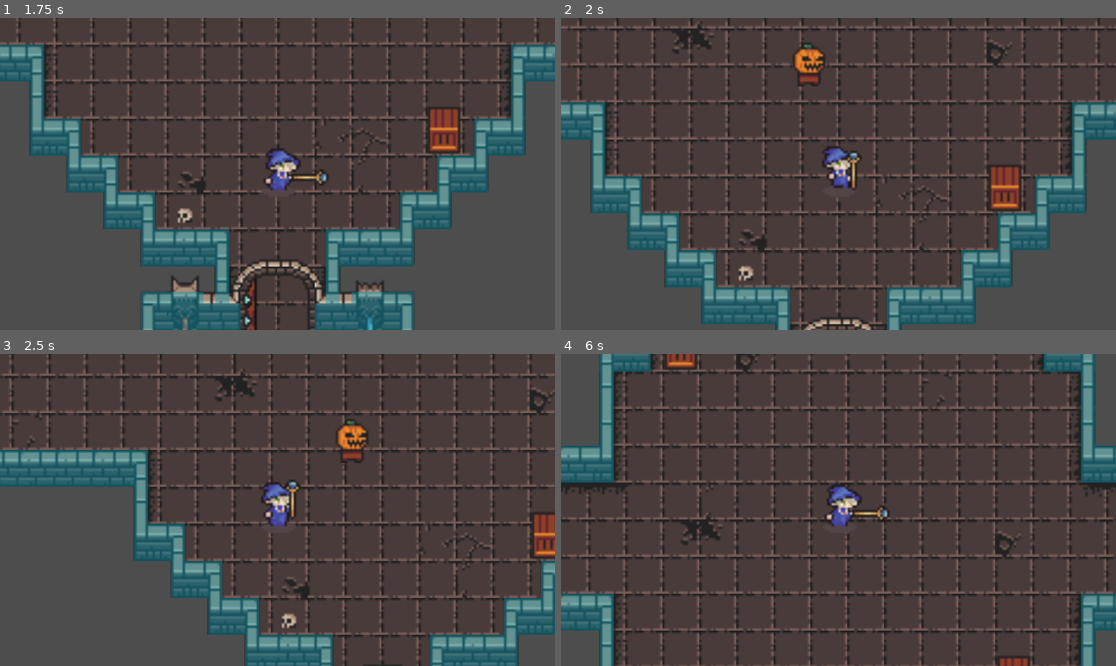
Above: before the commit, frames 1-4 (two rows, left to right).
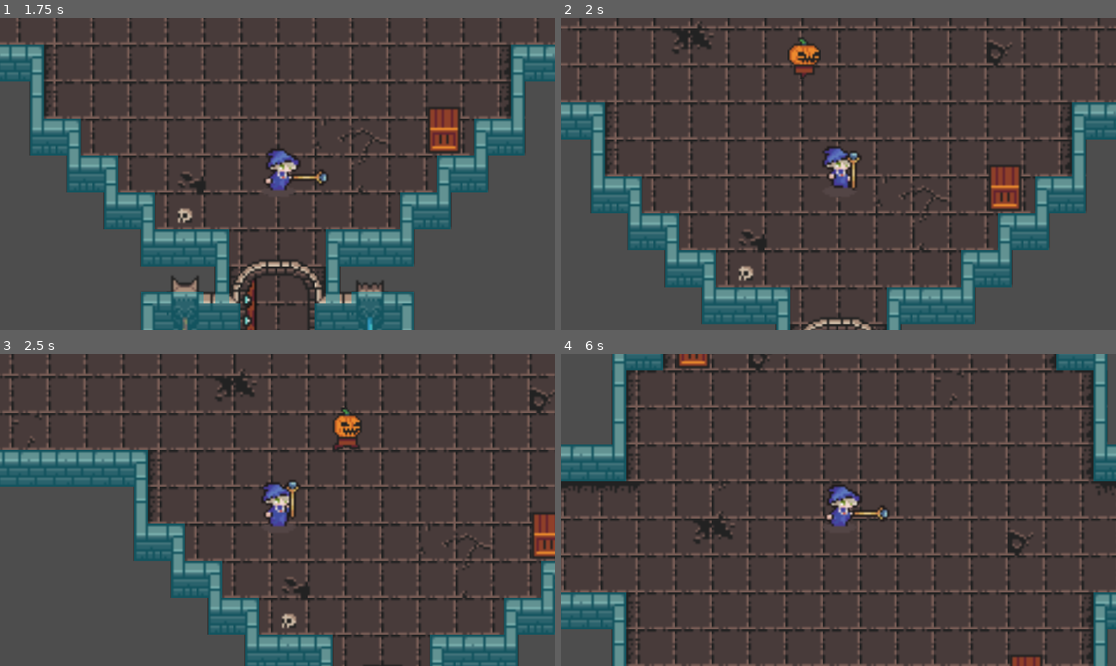
Above: after the commit, the same moments.

Repository: jrginn/LEAD-Academy-2024
Game: Godot game, scene res://dungeon.tscn
The game is run twice, just before and just after one commit, with the same random seed, the same clock (stepped at 60 frames per second) and the same inputs.
Inputs (mouse positions are in pixels of both pictures, inside the frame that each line leads up to):
- Up to frame 1 (1.75 s): move the mouse to (249, 236) at 0.52 s; press the mouse at (249, 236) at 0.53 s; hold Up (move_up) from 0.53 s (still down); move the mouse to (444, 220) at 1.27 s; release the mouse at (444, 220) at 1.28 s; click (444, 220) at 1.35 s
- Up to frame 2 (2 s): keep holding Up (move_up)
- Up to frame 3 (2.5 s): move the mouse to (111, 463) at 2.02 s; release Up (move_up) at 2.03 s; press the mouse at (111, 463) at 2.03 s; hold Left (move_left) from 2.03 s (still down)
- Up to frame 4 (6 s): move the mouse to (866, 510) at 2.77 s; release the mouse at (866, 510) at 2.78 s; click (866, 510) at 2.85 s; move the mouse to (755, 432) at 3.52 s; release Left (move_left) at 3.53 s; press the mouse at (755, 432) at 3.53 s; hold Down (move_down) 3.53-4.28 s; move the mouse to (960, 494) at 4.27 s; release the mouse at (960, 494) at 4.28 s; hold Right (move_right) 4.28-5.03 s; click (960, 494) at 4.35 s; move the mouse to (727, 525) at 5.02 s; press the mouse at (727, 525) at 5.03 s; hold Up (move_up) 5.03-5.78 s; move the mouse to (894, 441) at 5.77 s; release the mouse at (894, 441) at 5.78 s; hold Right (move_right) from 5.78 s (still down); click (894, 441) at 5.85 s

Frame 1 is identical in both runs. In frame 2, 0.6% of the frame differs, in the area x 40-48%, y 6-22%; in frame 3, 0.6%; in frame 4, 24%, in the area x 0-100%, y 0-100%.
Error in both runs: Cannot call method 'instantiate' on a null value. (res://player.gd:49)

Commit message:
enemy player detection

Diff:
--- a/lead-game/mob.gd
+++ b/lead-game/mob.gd
@@ -7,13 +7,17 @@
 
 enum States {IDLE, RUN}
 
+var playerBody: CharacterBody2D
+var playerDetected: bool
+
 func _ready():
 	$MovementTimer.start()
 
-func _physics_process(delta):
-	velocity.x = x_velocity_sign * speed
-	velocity.y = y_velocity_sign * speed
-	move_and_slide()
+func _physics_process(_delta):
+	if playerDetected:
+		velocity.x = x_velocity_sign * speed
+		velocity.y = y_velocity_sign * speed
+		move_and_slide()
 
 func _on_movement_timer_timeout() -> void:
 	if randi() % 2:
@@ -25,3 +29,18 @@
 		y_velocity_sign = 1
 	else:
 		y_velocity_sign = -1
+
+
+func _on_detection_zone_body_entered(body: Node2D):
+	if "Wizard" in body.name or "Archer" in body.name:
+		playerBody = body
+		playerDetected = true
+		$AnimatedSprite2D.animation = "run"
+		$AnimatedSprite2D.play()
+
+
+func _on_detection_zone_body_exited(body: Node2D) -> void:
+	if "Wizard" in body.name or "Archer" in body.name:
+		playerBody = null
+		playerDetected = false
+		$AnimatedSprite2D.animation = "idle"
--- a/lead-game/pumpkin.tscn
+++ b/lead-game/pumpkin.tscn
@@ -18,7 +18,7 @@
 "texture": ExtResource("1_dquxf")
 }],
 "loop": true,
-"name": &"pumpkin_idle",
+"name": &"idle",
 "speed": 5.0
 }, {
 "frames": [{
@@ -35,7 +35,7 @@
 "texture": ExtResource("5_j4hmj")
 }],
 "loop": true,
-"name": &"pumpkin_run",
+"name": &"run",
 "speed": 5.0
 }]
 
@@ -48,20 +48,23 @@
 height = 22.0
 
 [sub_resource type="RectangleShape2D" id="RectangleShape2D_af7fn"]
-size = Vector2(175, 175)
+size = Vector2(250, 250)
 
 [node name="CharacterBody2D" type="CharacterBody2D"]
+scale = Vector2(0.9, 0.9)
 script = ExtResource("1_1rxhk")
 
 [node name="AnimatedSprite2D" type="AnimatedSprite2D" parent="."]
 sprite_frames = SubResource("SpriteFrames_7g6tl")
-animation = &"pumpkin_idle"
+animation = &"run"
+frame_progress = 0.573606
 script = SubResource("GDScript_skthk")
 
 [node name="CollisionShape2D" type="CollisionShape2D" parent="."]
 shape = SubResource("CapsuleShape2D_1qtfw")
 
 [node name="Detection Zone" type="Area2D" parent="."]
+collision_mask = 2
 
 [node name="CollisionShape2D" type="CollisionShape2D" parent="Detection Zone"]
 shape = SubResource("RectangleShape2D_af7fn")
@@ -69,4 +72,6 @@
 [node name="MovementTimer" type="Timer" parent="."]
 wait_time = 0.75
 
+[connection signal="body_entered" from="Detection Zone" to="." method="_on_detection_zone_body_entered"]
+[connection signal="body_exited" from="Detection Zone" to="." method="_on_detection_zone_body_exited"]
 [connection signal="timeout" from="MovementTimer" to="." method="_on_movement_timer_timeout"]
